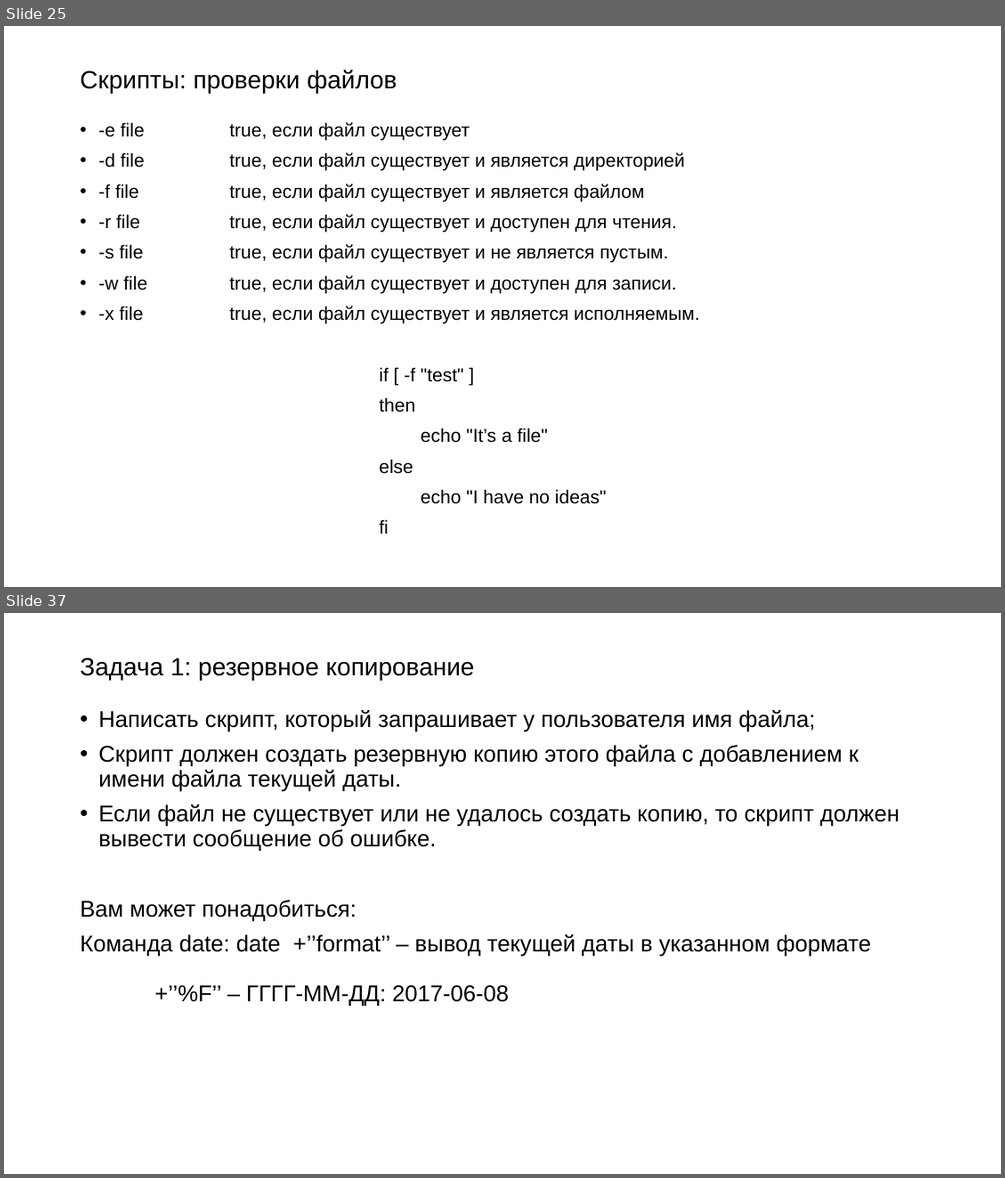
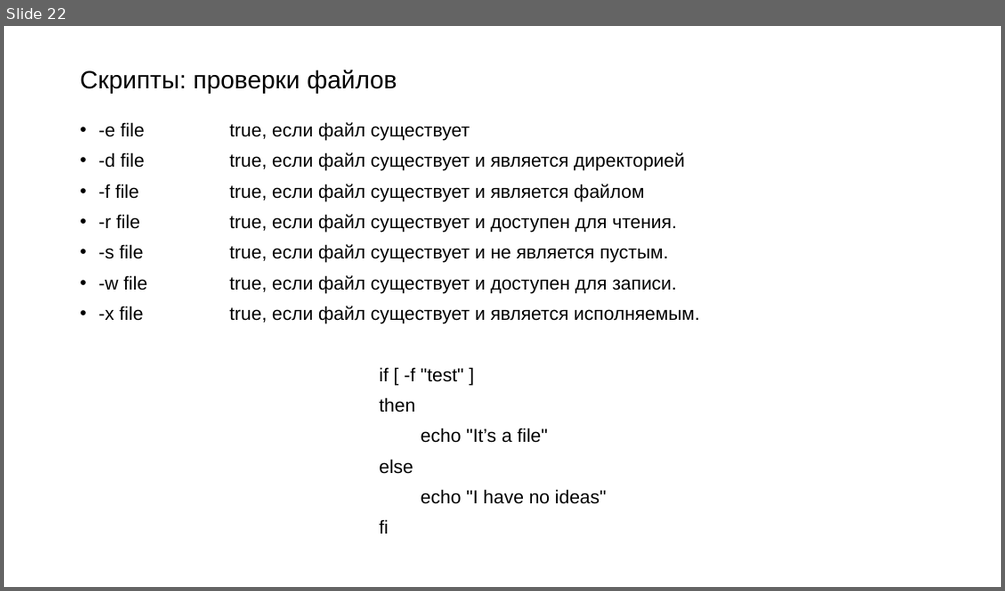
Before and after one commit to Rudeigin/OI, a slide deck: 2 лекция/ОИ bash.pptx. Shown one above the other, each under a label of ours: slides 25 and 37 before the commit, slide 22 after it; the slides between them are not shown. The pictures are 1005x1178 and 1005x591 pixels, drawn with LibreOffice and Linux fonts; fonts in the diff are those of the drawing. Boxes give left, top, right and bottom in pixels: in the first picture for what was removed or moved away, otherwise in the second. Text is boxed around its words. In the diff, an @@ line names an element or a change of style, - is before the commit and + after.

```diff
--- a/2 лекция/ОИ bash.pptx
+++ b/2 лекция/ОИ bash.pptx
@@ slide 37 removed at [4,613,1001,1174], background #FFFFFF @@
@@ title removed at [80,657,475,681] @@
-Задача 1: резервное копирование
@@ text removed at [80,710,899,1005] @@
-• Написать скрипт, который запрашивает у пользователя имя файла;
-• Скрипт должен создать резервную копию этого файла с добавлением к имени файла текущей даты.
-• Если файл не существует или не удалось создать копию, то скрипт должен вывести сообщение об ошибке.
-Вам может понадобиться:
-Команда date: date +’’format’’ – вывод текущей даты в указанном формате
-+’’%F’’ – ГГГГ-ММ-ДД: 2017-06-08
@@ what was slide 25 is now slide 22 @@
```
Also in this commit, not shown: 1 slide changed, 18 other slides removed, 2 other files.
